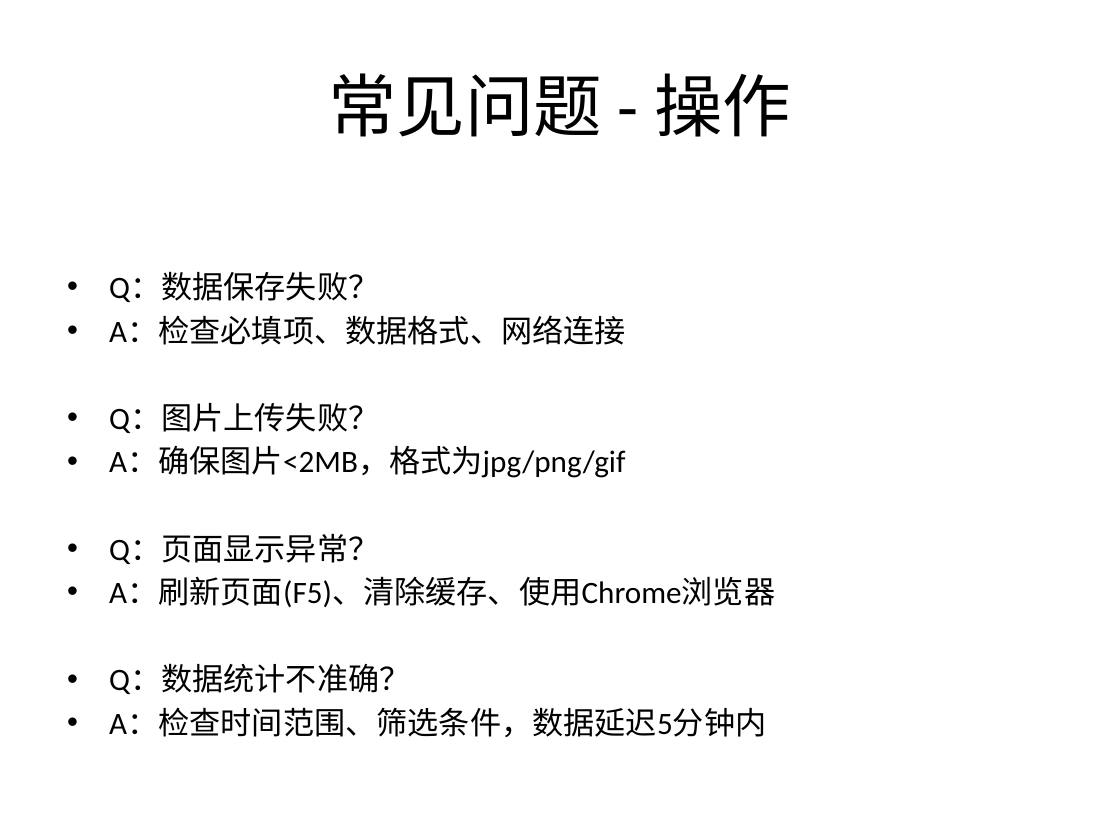
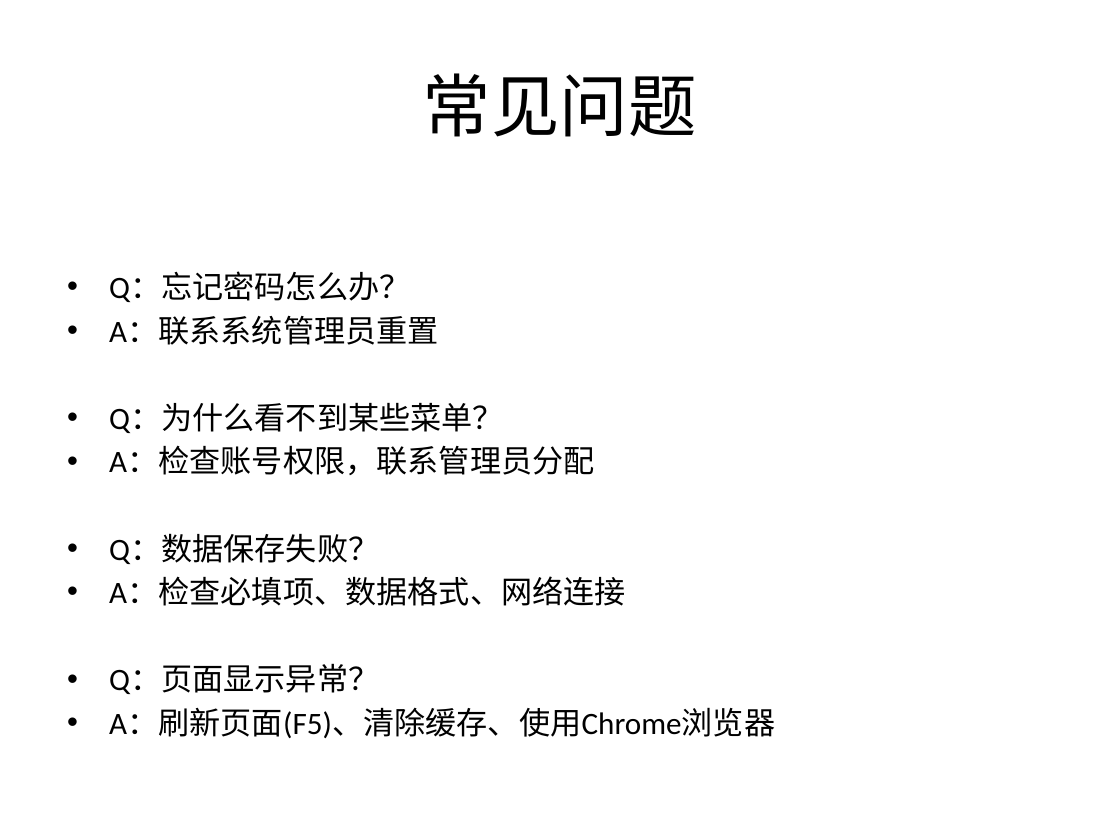
Before and after one commit to ctrlaomao/bjstarfish, a slide deck: slide 8 of 非雪季系统培训PPT.pptx (slide 15 before the commit). Drawn at 1120x840 pixels with LibreOffice and Linux fonts; fonts in the diff are those of the drawing. Boxes give left, top, right and bottom in pixels: in the first picture for what was removed or moved away, otherwise in the second. Text is boxed around its words. In the diff, an @@ line names an element or a change of style, - is before the commit and + after.

```diff
--- a/非雪季系统培训PPT.pptx
+++ b/非雪季系统培训PPT.pptx
@@ title at [423, 73, 697, 137]: text changed @@
-常见问题 - 操作
+常见问题
@@ text at [109, 272, 594, 475]: paragraphs added @@
+• Q：忘记密码怎么办？
+• A：联系系统管理员重置
+• Q：为什么看不到某些菜单？
+• A：检查账号权限，联系管理员分配
@@ text at [109, 403, 625, 478]: paragraphs removed @@
-• Q：图片上传失败？
-• A：确保图片<2MB，格式为jpg/png/gif
@@ text at [109, 664, 766, 737]: paragraphs removed @@
-• Q：数据统计不准确？
-• A：检查时间范围、筛选条件，数据延迟5分钟内
```
Also in this commit, not shown: 9 other slides changed, 9 slides removed, 1 other file.
